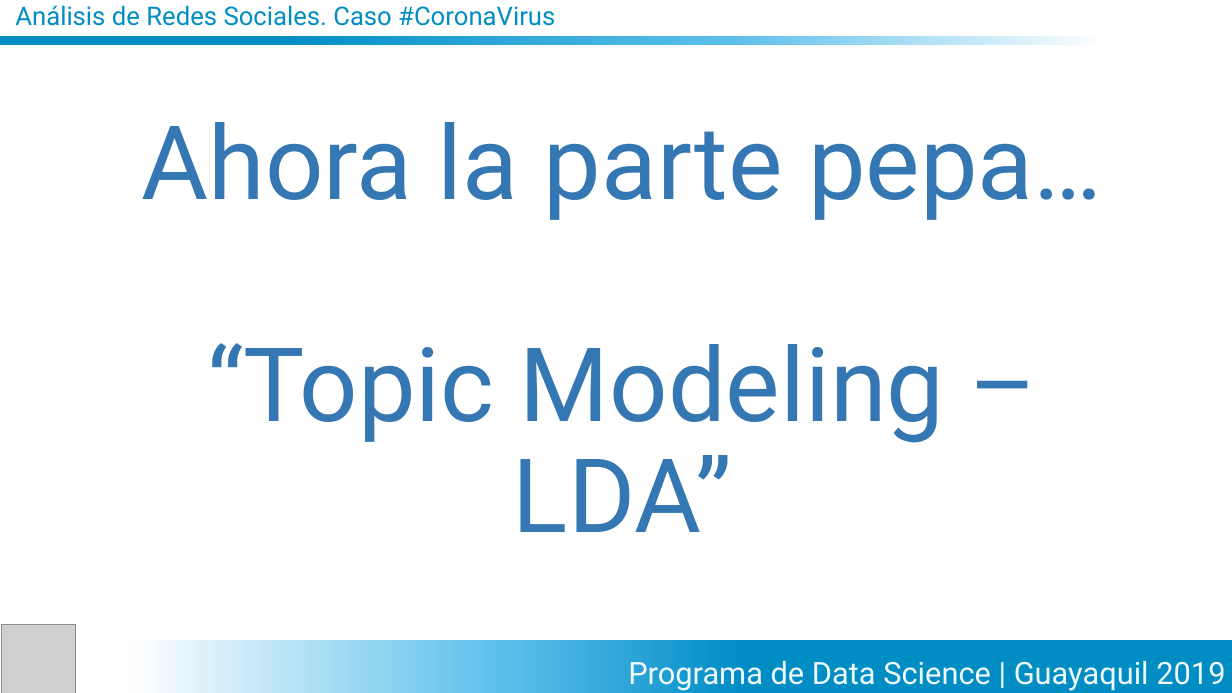
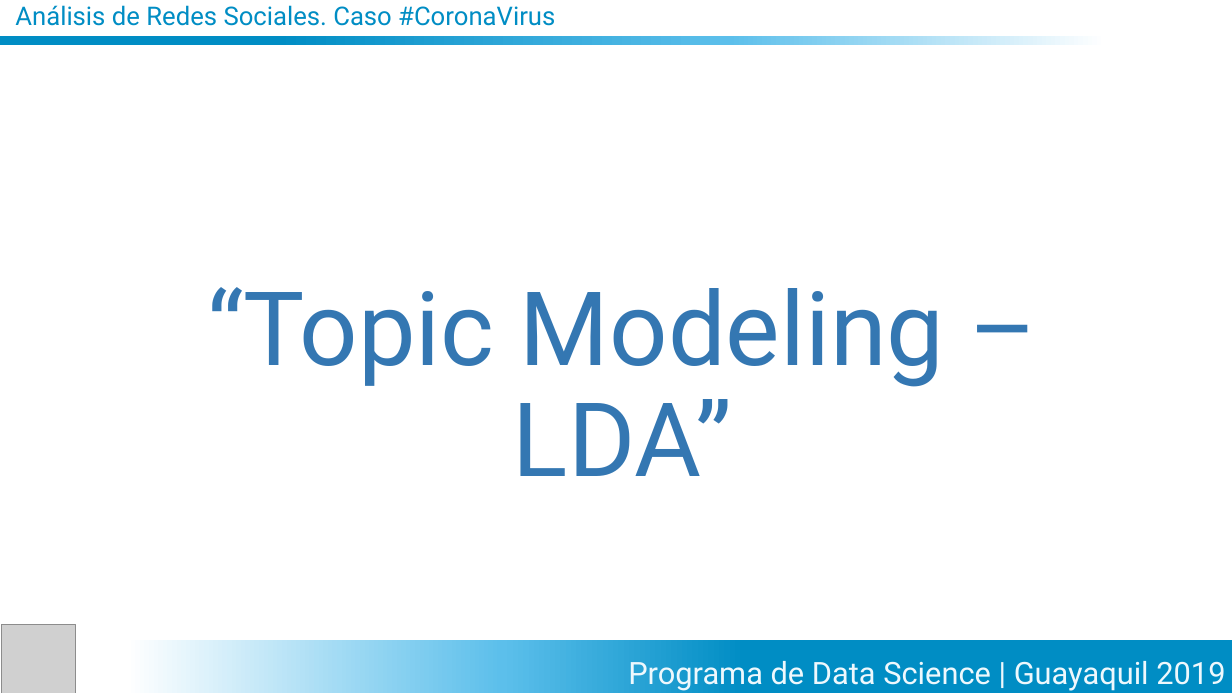
Before and after one commit to restevesd/AnalisisRedes, a slide deck: slide 35 of AnalisisRedesSociales.pptx (slide 33 before the commit). Drawn at 1232x693 pixels with LibreOffice and Linux fonts; fonts in the diff are those of the drawing; grey boxes stand for pictures. Boxes give left, top, right and bottom in pixels: in the first picture for what was removed or moved away, otherwise in the second. Text is boxed around its words. In the diff, an @@ line names an element or a change of style, - is before the commit and + after.

```diff
--- a/AnalisisRedesSociales.pptx
+++ b/AnalisisRedesSociales.pptx
@@ title at [207, 287, 944, 476]: text changed @@
-Ahora la parte pepa…
-“Topic Modeling – LDA”
+“Topic Modeling – LDA”
```
Also in this commit, not shown: 1 other slide changed, 3 slides added, 2 other files.
